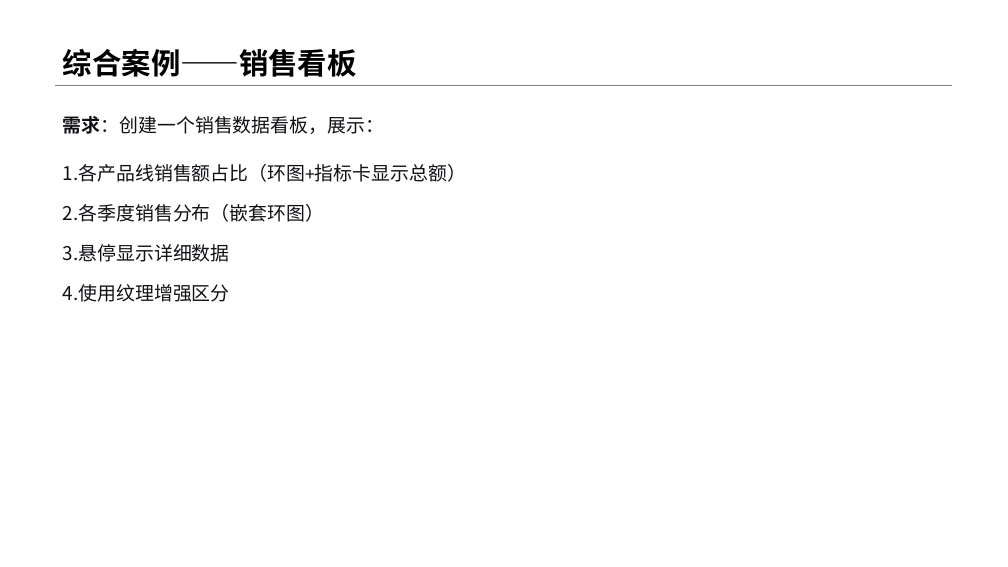
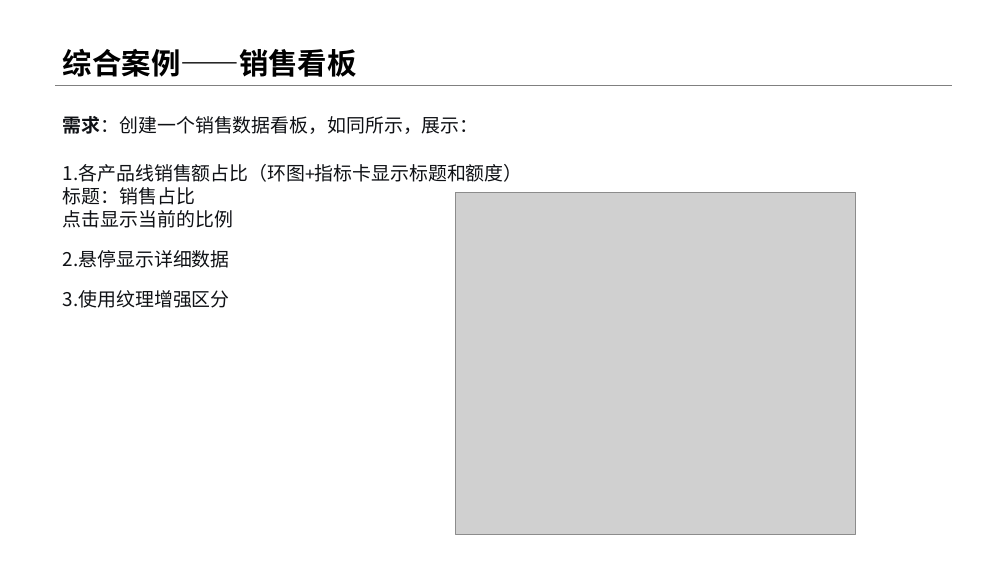
Before and after one commit to menglin1997/vchartCourse, a slide deck: slide 8 of code/Chapter 3 - Vchart Type/22-PieAdvanced/22-PieAdvanced.pptx (slide 12 before the commit). Drawn at 1008x567 pixels with LibreOffice and Linux fonts; fonts in the diff are those of the drawing; grey boxes stand for pictures. Boxes give left, top, right and bottom in pixels: in the first picture for what was removed or moved away, otherwise in the second. Text is boxed around its words. In the diff, an @@ line names an element or a change of style, - is before the commit and + after.

```diff
--- a/code/Chapter 3 - Vchart Type/22-PieAdvanced/22-PieAdvanced.pptx
+++ b/code/Chapter 3 - Vchart Type/22-PieAdvanced/22-PieAdvanced.pptx
@@ text at <box>63,116,523,228</box>: text changed @@
-需求：创建一个销售数据看板，展示：
-1. 各产品线销售额占比（环图+指标卡显示总额）
-2. 各季度销售分布（嵌套环图）
+需求：创建一个销售数据看板，如同所示，展示：
+1. 各产品线销售额占比（环图+指标卡显示标题和额度）
+   标题：销售占比
+   点击显示当前的比例
@@ picture added at <box>455,192,855,534</box> @@
```
Also in this commit, not shown: 4 other slides changed, 1 slide added, 5 slides removed, 5 other files.
